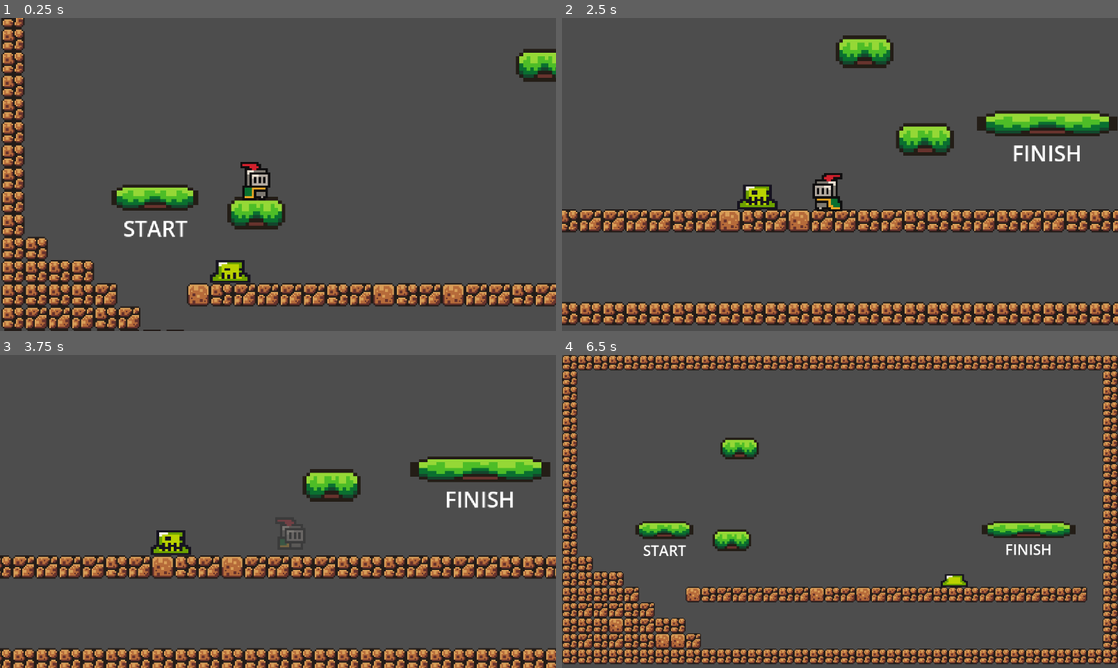
Above: before the commit, frames 1-4 (two rows, left to right).
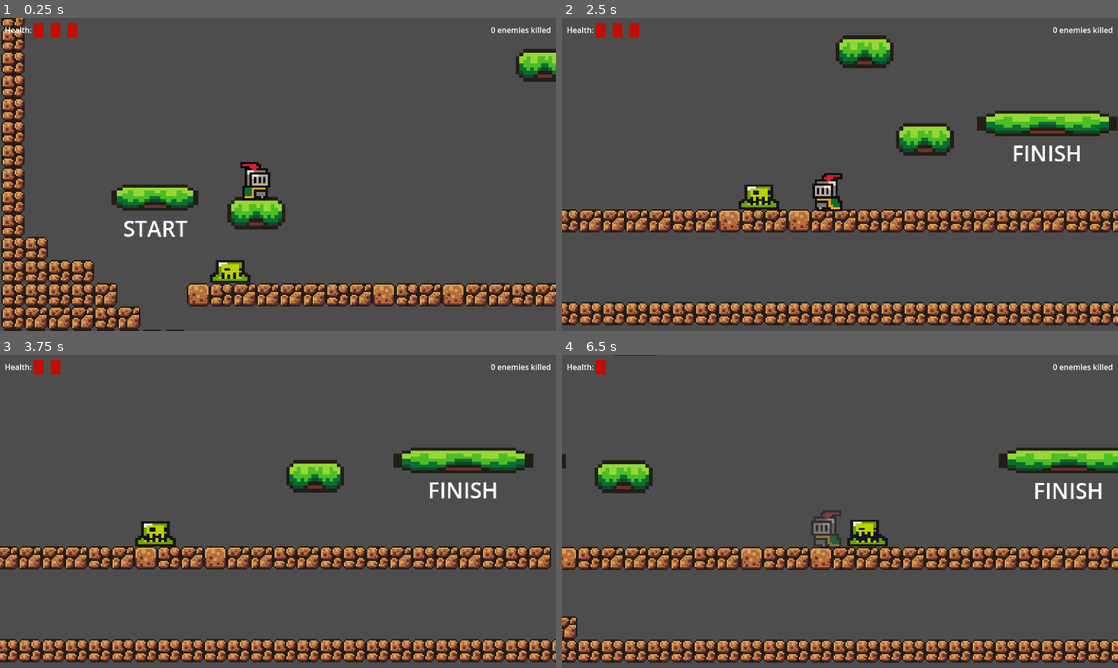
Above: after the commit, the same moments.

Repository: Klarnold/Task1
Game: Godot game, scene res://scenes/game.tscn
Two runs of this game, one before a commit and one after it. Both use one fixed random seed, a clock stepped at 60 frames per second and the inputs below. Before the commit the project starts from res://scenes/game/game.tscn.
Inputs (mouse positions are in pixels of both pictures, inside the frame that each line leads up to):
- Up to frame 1 (0.25 s): no input
- Up to frame 2 (2.5 s): move the mouse to (962, 158) at 0.52 s; hold Right (right) 0.53-2.03 s; click (962, 158) at 0.6 s; tap Space (jump) at 0.77, 1.52 s; move the mouse to (728, 190) at 1.27 s; click (728, 190) at 1.35 s; move the mouse to (895, 105) at 2.02 s; hold A (left) from 2.03 s (still down); click (895, 105) at 2.1 s
- Up to frame 3 (3.75 s): move the mouse to (250, 574) at 2.77 s; release A (left) at 2.78 s; hold Right (right) from 2.78 s (still down); click (250, 574) at 2.85 s; tap Space (jump) at 3.02 s; move the mouse to (444, 558) at 3.52 s; click (444, 558) at 3.6 s
- Up to frame 4 (6.5 s): tap Space (jump) at 3.77, 4.52, 6.02 s; move the mouse to (673, 464) at 4.27 s; release Right (right) at 4.28 s; hold A (left) 4.28-5.03 s; click (673, 464) at 4.35 s; move the mouse to (867, 511) at 5.02 s; hold Right (right) 5.03-5.78 s; click (867, 511) at 5.1 s; move the mouse to (756, 433) at 5.77 s; hold A (left) from 5.78 s (still down); click (756, 433) at 5.85 s

The runs differ from the first frame. In frame 1, 0.4% of the frame differs, in the area x 0-99%, y 1-7%; in frame 2, 0.6%; in frame 3, 24%; in frame 4, 35%, in the area x 0-100%, y 0-99%.

Commit message:
UI
Made basic player's "UI" (CanvasLayer) and added to it:
1) health count in visual representation of ColorRect's
2) enemies killed in int ammount

Diff:
--- /dev/null
+++ b/simpleplatformer/elements/UI/UI.tscn
@@ -0,0 +1,45 @@
+[gd_scene load_steps=2 format=3 uid="uid://dsmt1f5k5b22q"]
+
+[ext_resource type="Script" uid="uid://b25xir53gcqm" path="res://scripts/elements/UI/ui.gd" id="1_jeo7h"]
+
+[node name="Ui" type="CanvasLayer"]
+script = ExtResource("1_jeo7h")
+
+[node name="Control" type="Control" parent="."]
+layout_mode = 3
+anchors_preset = 15
+anchor_right = 1.0
+anchor_bottom = 1.0
+grow_horizontal = 2
+grow_vertical = 2
+
+[node name="MarginContainer" type="MarginContainer" parent="Control"]
+layout_mode = 1
+anchors_preset = 15
+anchor_right = 1.0
+anchor_bottom = 1.0
+grow_horizontal = 2
+grow_vertical = 2
+theme_override_constants/margin_left = 10
+theme_override_constants/margin_top = 10
+theme_override_constants/margin_right = 10
+theme_override_constants/margin_bottom = 10
+
+[node name="VBoxContainer" type="VBoxContainer" parent="Control/MarginContainer"]
+layout_mode = 2
+
+[node name="HBoxContainer" type="HBoxContainer" parent="Control/MarginContainer/VBoxContainer"]
+layout_mode = 2
+
+[node name="Label" type="Label" parent="Control/MarginContainer/VBoxContainer/HBoxContainer"]
+layout_mode = 2
+text = "Health:"
+
+[node name="HealthContainer" type="HBoxContainer" parent="Control/MarginContainer/VBoxContainer/HBoxContainer"]
+layout_mode = 2
+size_flags_horizontal = 3
+theme_override_constants/separation = 15
+
+[node name="EnemyCounter" type="Label" parent="Control/MarginContainer/VBoxContainer/HBoxContainer"]
+layout_mode = 2
+text = "adasdd"
--- /dev/null
+++ b/simpleplatformer/elements/UI/health_cell.tscn
@@ -0,0 +1,5 @@
+[gd_scene format=3 uid="uid://dgr168fe78lwt"]
+
+[node name="HealthCell" type="ColorRect"]
+custom_minimum_size = Vector2(20, 30)
+color = Color(0.767591, 0.0473173, 1.05888e-06, 1)
--- a/simpleplatformer/elements/player/player.tscn
+++ b/simpleplatformer/elements/player/player.tscn
@@ -1,7 +1,8 @@
-[gd_scene load_steps=52 format=3 uid="uid://cqncmy8dbn1pc"]
+[gd_scene load_steps=53 format=3 uid="uid://cqncmy8dbn1pc"]
 
 [ext_resource type="Texture2D" uid="uid://c1738vq0p60xp" path="res://assets/sprites/knight.png" id="1_ktrpi"]
 [ext_resource type="Script" uid="uid://mmvsxj1w7cx6" path="res://scripts/elements/player/player.gd" id="1_lh3fu"]
+[ext_resource type="PackedScene" uid="uid://dsmt1f5k5b22q" path="res://elements/UI/UI.tscn" id="3_lgvkd"]
 
 [sub_resource type="AtlasTexture" id="AtlasTexture_ktrpi"]
 atlas = ExtResource("1_ktrpi")
@@ -617,7 +618,7 @@
 
 [node name="HurtBoxShape" type="CollisionPolygon2D" parent="DamageBox/HurtBoxArea"]
 position = Vector2(0, 4)
-polygon = PackedVector2Array(3, 7, 4, 2, 3, -3, -4, -3, -5, 2, -4, 7)
+polygon = PackedVector2Array(2, 7, 1, 2, 2, -3, -4, -3, -3, 2, -4, 7)
 
 [node name="CoyotJumpTimer" type="Timer" parent="."]
 wait_time = 0.1
@@ -633,3 +634,5 @@
 limit_smoothed = true
 position_smoothing_enabled = true
 position_smoothing_speed = 10.0
+
+[node name="Ui" parent="." instance=ExtResource("3_lgvkd")]
--- a/simpleplatformer/scenes/game/game.tscn
+++ b/simpleplatformer/scenes/game.tscn
@@ -1,11 +1,12 @@
-[gd_scene load_steps=12 format=4 uid="uid://bgfvekfylnh0m"]
+[gd_scene load_steps=13 format=4 uid="uid://bgfvekfylnh0m"]
 
-[ext_resource type="PackedScene" uid="uid://cakrc4b16nq1t" path="res://elements/tileMapLayers/world_tile_layer.tscn" id="1_sul5r"]
-[ext_resource type="PackedScene" uid="uid://b5p0rho8ugx7q" path="res://elements/platforms/simple_platform.tscn" id="2_7h61r"]
-[ext_resource type="Script" uid="uid://bctb3qtt13ktc" path="res://scripts/elements/platforms/moving_platform.gd" id="3_5i0tg"]
-[ext_resource type="Texture2D" uid="uid://c0lwipbeb0ap7" path="res://assets/sprites/platforms.png" id="4_bdhmt"]
-[ext_resource type="PackedScene" uid="uid://cqncmy8dbn1pc" path="res://elements/player/player.tscn" id="4_kelw5"]
-[ext_resource type="PackedScene" uid="uid://sttnuxa5d1cw" path="res://elements/enemies/slime.tscn" id="5_lfrn8"]
+[ext_resource type="Script" uid="uid://b0pwnm4lteqsw" path="res://scripts/scenes/game.gd" id="1_u5sy4"]
+[ext_resource type="PackedScene" uid="uid://cakrc4b16nq1t" path="res://elements/tileMapLayers/world_tile_layer.tscn" id="2_gee14"]
+[ext_resource type="PackedScene" uid="uid://b5p0rho8ugx7q" path="res://elements/platforms/simple_platform.tscn" id="3_0tnpc"]
+[ext_resource type="Script" uid="uid://bctb3qtt13ktc" path="res://scripts/elements/platforms/moving_platform.gd" id="4_vtaks"]
+[ext_resource type="Texture2D" uid="uid://c0lwipbeb0ap7" path="res://assets/sprites/platforms.png" id="5_kvpfn"]
+[ext_resource type="PackedScene" uid="uid://cqncmy8dbn1pc" path="res://elements/player/player.tscn" id="6_dinhu"]
+[ext_resource type="PackedScene" uid="uid://sttnuxa5d1cw" path="res://elements/enemies/slime.tscn" id="7_kvuet"]
 
 [sub_resource type="Curve2D" id="Curve2D_5i0tg"]
 _data = {
@@ -59,8 +60,9 @@
 point_count = 2
 
 [node name="Game" type="Node2D"]
+script = ExtResource("1_u5sy4")
 
-[node name="WorldTileLayer" parent="." instance=ExtResource("1_sul5r")]
+[node name="WorldTileLayer" parent="." instance=ExtResource("2_gee14")]
 scale = Vector2(2, 2)
 tile_map_data = PackedByteArray("AAAAABMAAAABAAEAAAAAABIAAAABAAEAAAAAABEAAAABAAEAAAAAABAAAAABAAEAAAAAAA8AAAABAAEAAAAAAA …(2512 unchanged characters)…
 
--- /dev/null
+++ b/simpleplatformer/scripts/elements/UI/ui.gd
@@ -0,0 +1,44 @@
+extends CanvasLayer
+
+
+@onready var health_container: HBoxContainer = $Control/MarginContainer/VBoxContainer/HBoxContainer/HealthContainer
+@onready var enemy_counter: Label = $Control/MarginContainer/VBoxContainer/HBoxContainer/EnemyCounter
+@onready var health_cell_ps: PackedScene = preload("res://elements/UI/health_cell.tscn")
+
+@onready var enemies_dead: int = 0
+
+
+func _ready() -> void:
+	Signals.enemy_is_dead.connect(_on_enemy_is_dead)
+	Signals.player_is_ready.connect(_on_player_is_ready)
+	Signals.player_is_damaged.connect(_on_player_is_damaged)
+
+	enemy_counter.text = "%o enemies killed" % enemies_dead
+
+
+func set_health(health_ammount: int) -> void:
+	for health in health_ammount:
+		health_container.add_child(health_cell_ps.instantiate())
+
+
+func _on_enemy_is_dead() -> void:
+	enemies_dead += 1
+	if enemies_dead == 1:
+		enemy_counter.text = "%o enemy killed" % enemies_dead
+	else:
+		enemy_counter.text = "%o enemies killed" % enemies_dead
+
+
+func _on_player_is_damaged(damage: float):
+	for health_cell in floor(damage):
+		health_container.get_child(-1).queue_free()
+
+
+func _on_player_is_ready() -> void:
+	set_health(Globals.player.health)
+
+
+func _exit_tree() -> void:
+	Signals.enemy_is_dead.disconnect(_on_enemy_is_dead)
+	Signals.player_is_ready.disconnect(_on_player_is_ready)
+	Signals.player_is_damaged.disconnect(_on_player_is_damaged)
--- a/simpleplatformer/scripts/elements/enemis/enemy.gd
+++ b/simpleplatformer/scripts/elements/enemis/enemy.gd
@@ -104,6 +104,7 @@
 	set_physics_process(false) # stops state management
 	velocity.x = 0
 	animation_player.play("death")
+	Signals.emit_signal("enemy_is_dead")
 	Globals.disable_all(self)
 	await animation_player.animation_finished
 	queue_free()
--- a/simpleplatformer/scripts/elements/player/player.gd
+++ b/simpleplatformer/scripts/elements/player/player.gd
@@ -23,6 +23,7 @@
 @onready var hurt_box_area: Area2D = $DamageBox/HurtBoxArea
 @onready var hit_box_area: Area2D = $DamageBox/HitBoxArea
 @onready var hit_box_shape: CollisionPolygon2D = $DamageBox/HitBoxArea/HitBoxShape
+@onready var hurt_box_shape: CollisionPolygon2D = $DamageBox/HurtBoxArea/HurtBoxShape
 
 # onready variables
 @onready var state: PlayerStateMachine = PlayerStateMachine.MOVE
@@ -49,6 +50,12 @@
 
 	#setting local tree nodes
 	hit_box_shape.disabled = true
+
+
+	await get_tree().physics_frame # it needs to be ensure that all changes will
+								   # be made in the next frame after player's
+								   # initialization
+	Signals.emit_signal("player_is_ready")
 
 
 func _input(_event: InputEvent) -> void:
@@ -136,6 +143,7 @@
 	Globals.disable_all(self)
 	animation_player.play("death")
 	await animation_player.animation_finished
+	Signals.emit_signal("player_is_dead")
 	queue_free()
 
 
@@ -145,7 +153,6 @@
 
 
 func take_damage(enemy_pos: Vector2, enemy_damage: float):
-	print("damaged")
 	if invisible:
 		return
 	attacked_pos = enemy_pos
@@ -154,15 +161,19 @@
 		state = PlayerStateMachine.DEATH
 	else:
 		health -= enemy_damage
+		Signals.emit_signal("player_is_damaged", enemy_damage)
 		state = PlayerStateMachine.DAMAGED
 
 
 func invisible_anim(time: float):
+	invisible = true
 	var tween: Tween = get_tree().create_tween()
 	tween.tween_property(animated_sprite_2d, "self_modulate:a", 0, 0.3)
 	tween.tween_property(animated_sprite_2d, "self_modulate:a", 1, 0.3)
 	tween.set_loops()
 	await get_tree().create_timer(time).timeout
+	hurt_box_shape.disabled = true
+	hurt_box_shape.disabled = false
 	animated_sprite_2d.self_modulate.a = 1
 	invisible = false
 	tween.kill()
--- a/simpleplatformer/scripts/globals/Signals.gd
+++ b/simpleplatformer/scripts/globals/Signals.gd
@@ -1,7 +1,19 @@
 extends Node
 
 # signal emitted when the player hits an enemy
-signal enemy_is_hitted(area, pos, damage)
+signal enemy_is_hitted(area: Area2D, pos: Vector2, damage: float)
 
 # signal emitted when enemy/object hits the player
-signal player_is_hitted(pos , damage)
+signal player_is_hitted(pos: Vector2 , damage: float)
+
+# signal emitted when player LOST his health due to some ammount of damage
+signal player_is_damaged(damage: float)
+
+# signal emitted when player is dead
+signal player_is_dead()
+
+# signal emitted when enemy is dead
+signal enemy_is_dead()
+
+# emitted when player is finished it's _ready() function
+signal player_is_ready()
--- /dev/null
+++ b/simpleplatformer/scripts/scenes/game.gd
@@ -0,0 +1,9 @@
+extends Node2D
+
+
+func _ready() -> void:
+	Signals.player_is_dead.connect(_on_player_is_dead)
+
+
+func _on_player_is_dead():
+	get_tree().change_scene_to_file("res://scenes/game.tscn")
Not shown: 7 places in simpleplatformer/scenes/game.tscn that only renumber resources
Not shown, added: simpleplatformer/scripts/elements/UI/ui.gd.uid
Not shown, added: simpleplatformer/scripts/scenes/game.gd.uid
